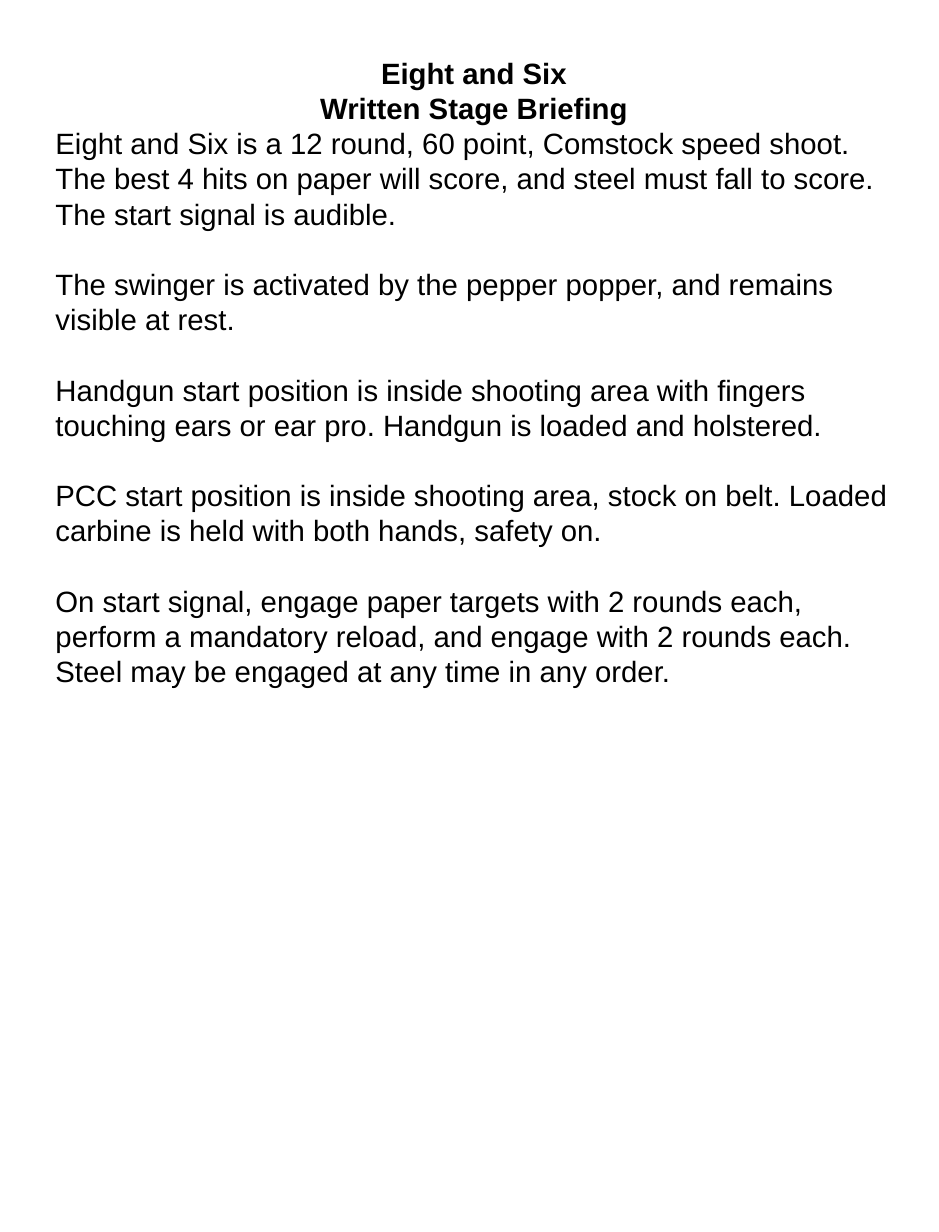
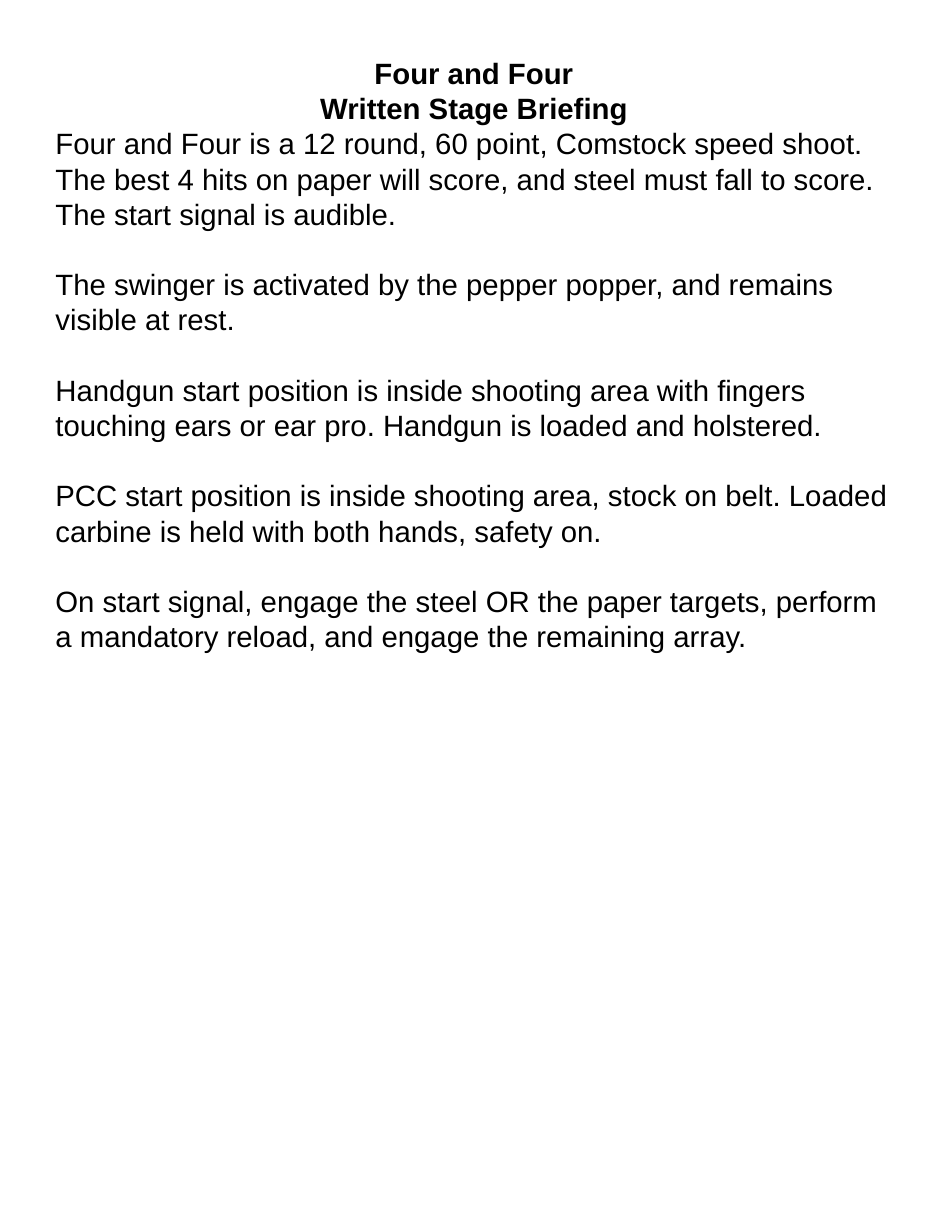
Before and after one commit to bagellord/USPSA-Stages, a slide deck: slide 2 of 11-15 rounds/Four and Four - 12 rounds - Comstock/Four and Four.pptx. Drawn at 939x1232 pixels with LibreOffice and Linux fonts; fonts in the diff are those of the drawing. Boxes give left, top, right and bottom in pixels: in the first picture for what was removed or moved away, otherwise in the second. Text is boxed around its words. In the diff, an @@ line names an element or a change of style, - is before the commit and + after.

```diff
--- a/11-15 rounds/Four and Four - 12 rounds - Comstock/Four and Four.pptx
+++ b/11-15 rounds/Four and Four - 12 rounds - Comstock/Four and Four.pptx
@@ text at box(374, 62, 573, 85): text changed @@
-Eight and Six
+Four and Four
@@ text at box(55, 132, 874, 231): text changed @@
-Eight and Six is a 12 round, 60 point, Comstock speed shoot. The best 4 hits on paper will score, and steel must fall to score. The start signal is audible.
+Four and Four is a 12 round, 60 point, Comstock speed shoot. The best 4 hits on paper will score, and steel must fall to score. The start signal is audible.
@@ text at box(55, 590, 877, 653): text changed @@
-On start signal, engage paper targets with 2 rounds each, perform a mandatory reload, and engage with 2 rounds each. Steel may be engaged at any time in any order.
+On start signal, engage the steel OR the paper targets, perform a mandatory reload, and engage the remaining array.
```
Also in this commit, not shown: 1 other slide changed, 54 other files.
